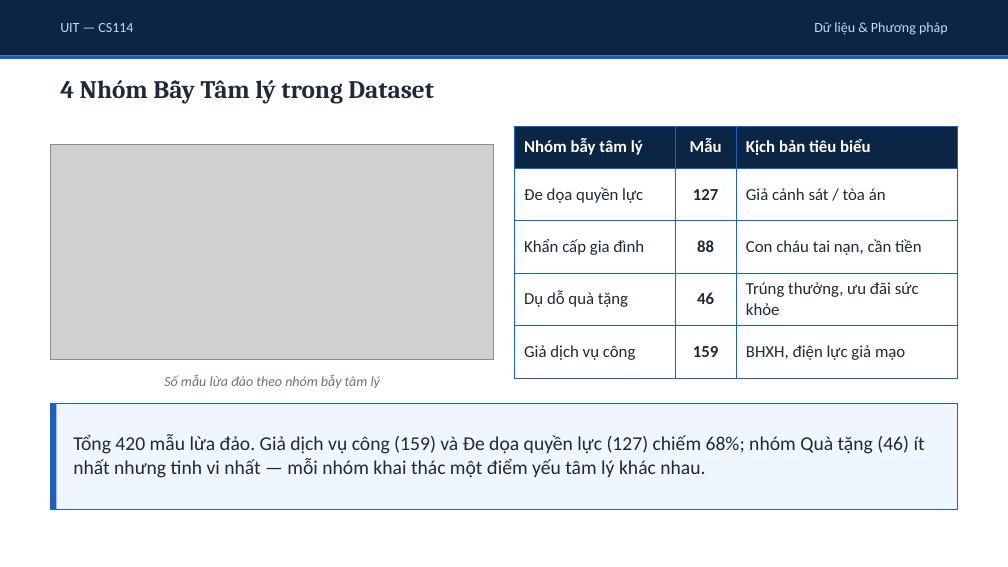
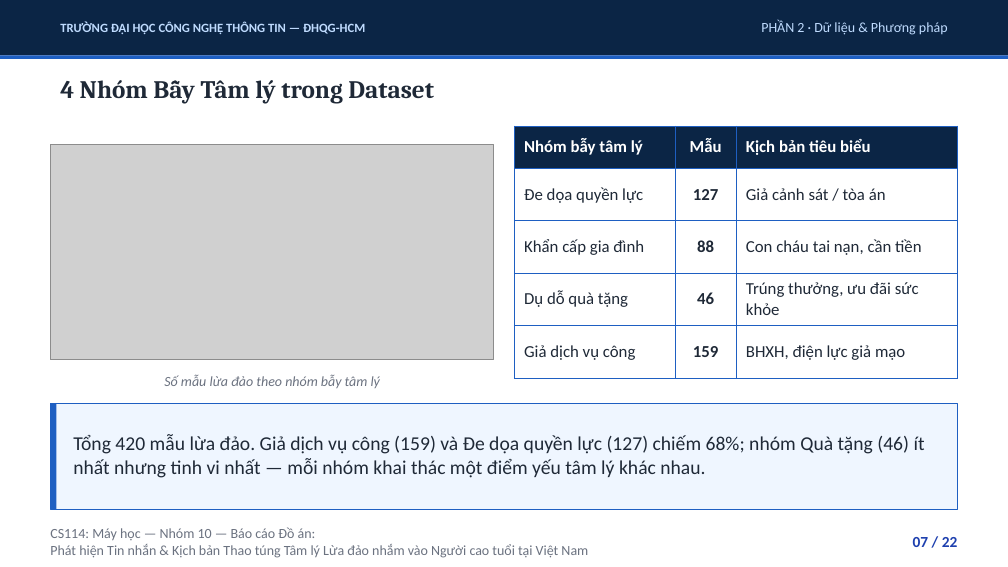
Before and after one commit to uit-25730067-chithanh/CS114-Team10-Elderly-Scam-Detection, a slide deck: slide 7 of draft/scam-detection/reports/slides/phase09_presentation.pptx (slide 6 before the commit). Drawn at 1008x567 pixels with LibreOffice and Linux fonts; fonts in the diff are those of the drawing; grey boxes stand for pictures. Boxes give left, top, right and bottom in pixels: in the first picture for what was removed or moved away, otherwise in the second. Text is boxed around its words. In the diff, an @@ line names an element or a change of style, - is before the commit and + after.

```diff
--- a/draft/scam-detection/reports/slides/phase09_presentation.pptx
+++ b/draft/scam-detection/reports/slides/phase09_presentation.pptx
@@ text at [60, 21, 365, 34]: text changed; size 10 to 9 pt; bold on @@
-UIT — CS114
+TRƯỜNG ĐẠI HỌC CÔNG NGHỆ THÔNG TIN — ĐHQG-HCM
@@ text at [761, 20, 948, 35]: text changed @@
-Dữ liệu & Phương pháp
+PHẦN 2 · Dữ liệu & Phương pháp
@@ text added at [50, 527, 588, 558], 10 pt, text #6B7280 @@
+CS114: Máy học — Nhóm 10 — Báo cáo Đồ án:
+Phát hiện Tin nhắn & Kịch bản Thao túng Tâm lý Lừa đảo nhắm vào Người cao tuổi tại Việt Nam
@@ text added at [913, 537, 958, 547], 11 pt, text #1E40AF, bold @@
+07 / 22
```
Also in this commit, not shown: 17 other slides changed, 4 slides added, 2 slides removed, 2 other files.
